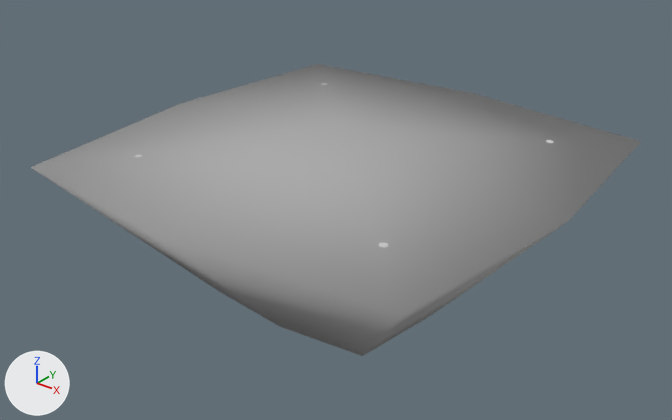
A saved change to the FBX model Assets/ProfessionalAssets/DronePack/Meshes/_FBX Mesh [Quad].FBX.
Rendered twice from a 50 mm camera at (1.005, -1.286, 0.741) aimed at (-0.017, -0.009, -0.051). Arrows for +X, +Y and +Z are at lower left; the lights stay in place. Where no turn or scale is listed for an object, it has been applied to the vertices.

The first picture shows 'Quad [MeshCollider]'.
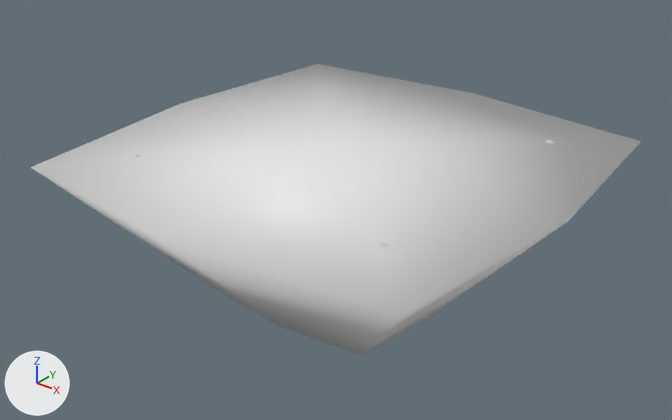
Boxes [x1, y1, x2, y2] around the edits, measured in the pictures (672 x 420 px):
'Quad [MeshCollider]', recoloured (grey to white)
    both: [31, 64, 641, 356]

The change, as a list of edits to the scene's bpy script:
```text
Change me_mesh_007:
    where me_mesh_007.from_pydata(...)  # 18 vertices, 20 faces; spans x -0.458..0.454, y -0.46..0.452, z -0.201..0.114
    remove me_mesh_007.materials.append(mat_lambert1)  # grey #aaaaaa
Change ob_quad__propeller___2:
    ob_quad__propeller___2: bpy.data.objects.new('Quad [Propeller] (2)', me_mesh_003) -> bpy.data.objects.new('Quad [Propeller] (2)', me_mesh_001)
```
